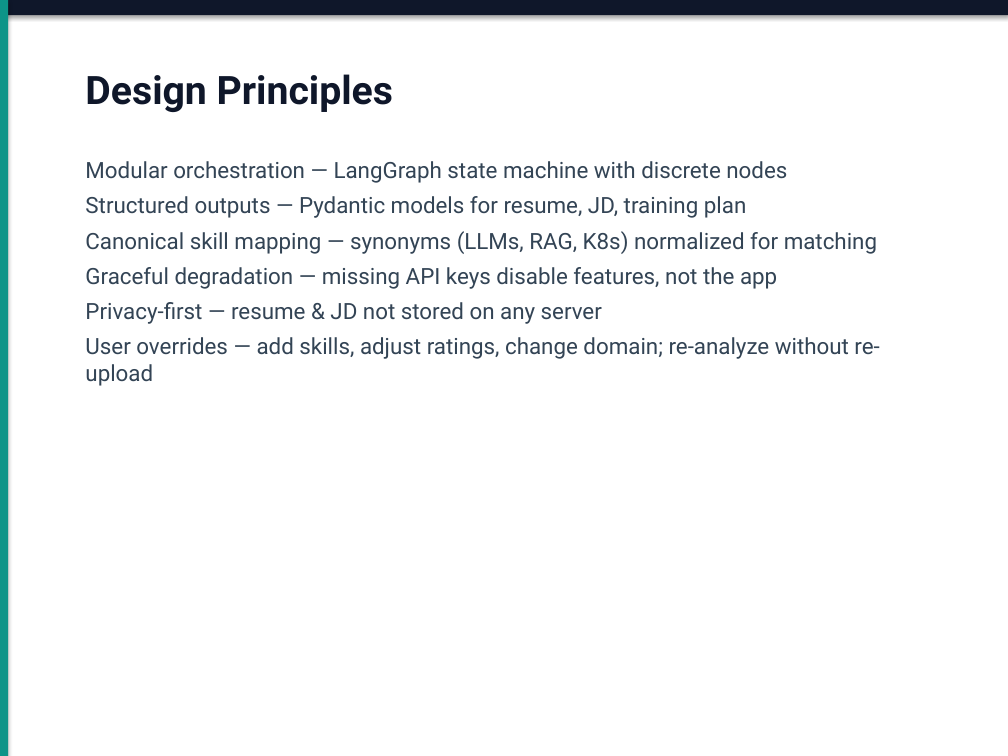
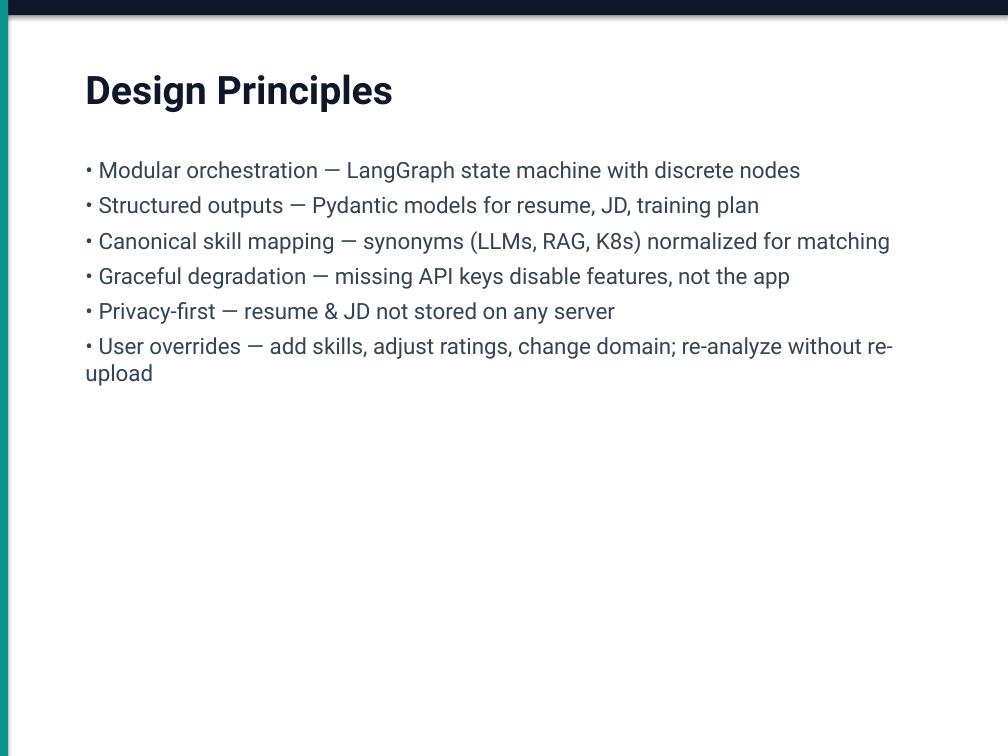
Before and after one commit to Dushyant-Bansal/ai-job-assistant, a slide deck: slide 4 of AI_Job_Assistant_Design_Deck.pptx. Drawn at 1008x756 pixels with LibreOffice and Linux fonts; fonts in the diff are those of the drawing. Boxes give left, top, right and bottom in pixels: in the first picture for what was removed or moved away, otherwise in the second. Text is boxed around its words. In the diff, an @@ line names an element or a change of style, - is before the commit and + after.

```diff
--- a/AI_Job_Assistant_Design_Deck.pptx
+++ b/AI_Job_Assistant_Design_Deck.pptx
@@ text at [85, 161, 892, 386]: text changed @@
-Modular orchestration — LangGraph state machine with discrete nodes
-Structured outputs — Pydantic models for resume, JD, training plan
-Canonical skill mapping — synonyms (LLMs, RAG, K8s) normalized for matching
-Graceful degradation — missing API keys disable features, not the app
-Privacy-first — resume & JD not stored on any server
-User overrides — add skills, adjust ratings, change domain; re-analyze without re-upload
+• Modular orchestration — LangGraph state machine with discrete nodes
+• Structured outputs — Pydantic models for resume, JD, training plan
+• Canonical skill mapping — synonyms (LLMs, RAG, K8s) normalized for matching
+• Graceful degradation — missing API keys disable features, not the app
+• Privacy-first — resume & JD not stored on any server
+• User overrides — add skills, adjust ratings, change domain; re-analyze without re-upload
```
Also in this commit, not shown: 7 other slides changed, 1 slide removed, 2 other files.
